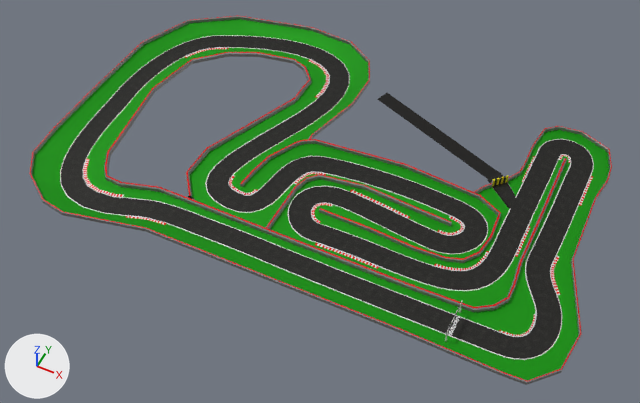
Renders of the glTF model Maps/track_2/pista_2.glb from each side of a commit.
Both versions are drawn from a 50 mm camera at (261.0, -333.0, 490.0) aimed at (58.0, 73.0, -16.0). Arrows for +X, +Y and +Z are at lower left; the lights stay in place. Vertices at the same position are counted once.

Objects in the first picture: 'pista', 'terrain'.
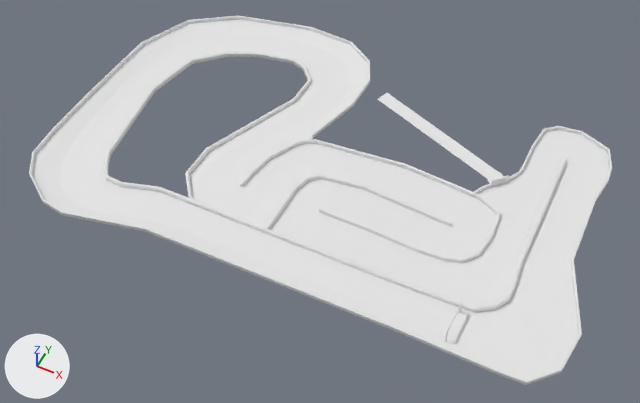
What differs and where, as boxes (x1, y1, x2, y2) in the pictures (640 x 403 px):
part 1 of me_plane_003, recoloured (green to white)
    both: (32, 19, 609, 380)
part 2 of me_plane_003, recoloured
    both: (29, 16, 612, 385)
part 3 of me_plane_003, recoloured
    both: (492, 175, 509, 186)
part 4 of me_plane_003, recoloured
    both: (494, 176, 506, 186)
part 5 of me_plane_001, recoloured
    both: (60, 35, 594, 360)
part 6 of me_plane_001, recoloured (black to white)
    both: (61, 36, 593, 359)
part 7 of me_plane_001, recoloured (red to white)
    both: (30, 16, 612, 382)
part 8 of me_plane_001, recoloured
    both: (448, 302, 462, 336)

The edits, one by one:
me_plane_003 has 3630 vertices, 4207 faces and spans x -158.0..269.0, y -38.0..237.0, z -1.0..7.0.
me_plane_003 is used by ob_terrain; location (0.0, 0.0, 0.0).
me_plane_003 part 1: all 2823 faces that had it switch from mat_cesped (green #0f9d00) to no material.
me_plane_003 part 2: all 1328 faces that had it switch from mat_pared (grey #8b8b8b) to no material.
me_plane_003 part 3: all 32 faces that had it switch from mat_amarillo (yellow #e7d800) to no material.
me_plane_003 part 4: all 24 faces that had it switch from mat_negro (black #373737) to no material.
me_plane_001 has 6742 vertices, 10161 faces and spans x -158.0..269.0, y -38.0..237.0, z -2.0..14.0.
me_plane_001 is used by ob_pista; location (0.0, 0.0, 0.0).
me_plane_001 no longer uses material mat_piano_blanco (white #e7e7e7).
me_plane_001 part 5: all 5799 faces that had it switch from mat_white_lines (picture img_roadlines003_1k_jpg_color) to no material.
me_plane_001 part 6: all 2677 faces that had it switch from mat_asphalt (picture img_asphalt025c_1k_jpg_color) to no material.
me_plane_001 part 7: all 951 faces that had it switch from mat_piano_rojo (red #e70500) to no material.
me_plane_001 part 8: all 12 faces that had it switch from mat_linea_de_meta (picture img_meta_line) to no material.
